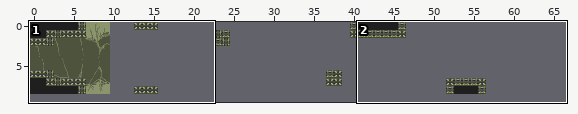
A Tiled map gets an edit: data/level/level1.tmx. Above, an overview of the earlier version with the close-up marked.
Close-up. Old version:
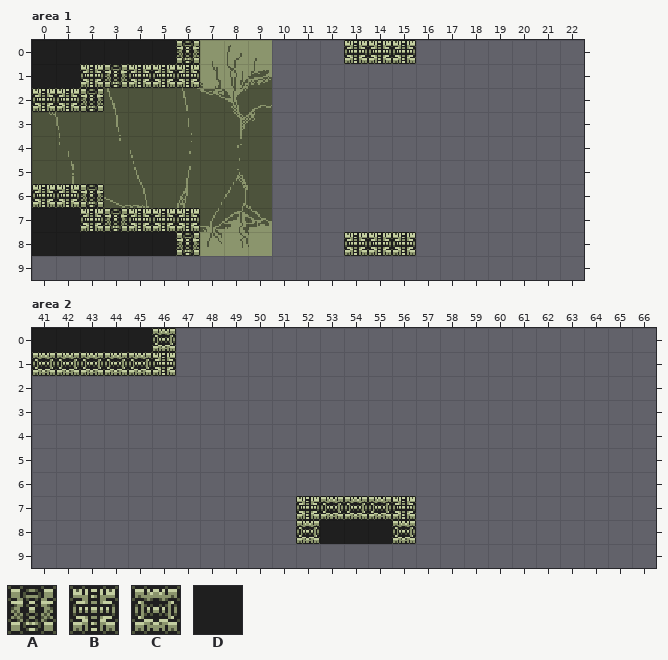
Cells are 16x16 px. Shown: area 1 x 0..22, y 0..9; area 2 x 41..66, y 0..9.
Key: from "tilemap": A 0, B 1, C 2, D 3.
_ is an empty cell.
Layer "edge tiles" before, area 1, first column x 0:
 0 DDDDDDA______BBB_______
 1 DDBABBB________________
 2 BBA____________________
 3 _______________________
 4 _______________________
 5 _______________________
 6 BBA____________________
 7 DDBABBB________________
 8 DDDDDDA______BBB_______
 9 _______________________
Layer "edge tiles" before, area 2, first column x 41:
 0 DDDDDC____________________
 1 CCCCCB____________________
 2 __________________________
 3 __________________________
 4 __________________________
 5 __________________________
 6 __________________________
 7 ___________BCCCB__________
 8 ___________CDDDC__________
 9 __________________________
The result:
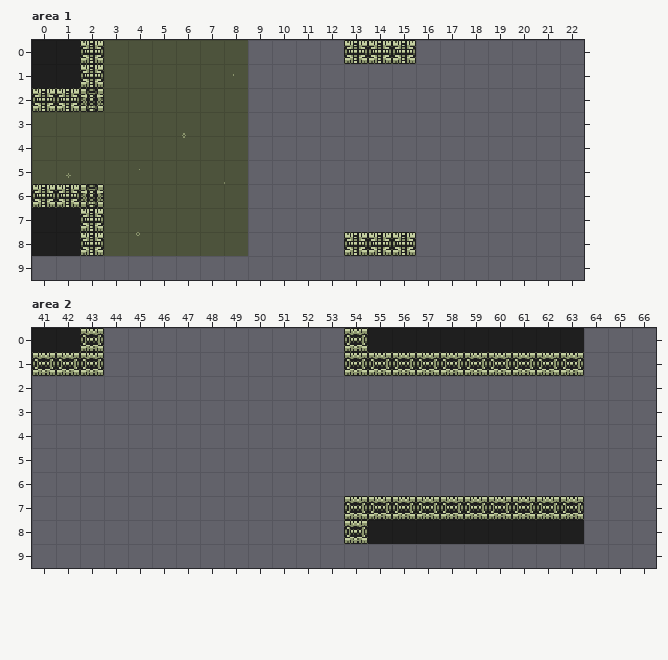
Commit: Tentative level 1 finish
What changed:
Changed rows in their new state; . is an unchanged cell.
layer "Parallax_layer1" picture "bio_bg.png" -> "bg_stars.png"
Layer "edge tiles", area 1:
first column x 2:
 0 B____
 1 .____
first column x 2:
 7 .____
 8 B____
Layer "edge tiles", area 2:
first column x 43:
 0 C___.......CDDDDDDDDD
 1 .___.......CCCCCCCCCC
first column x 52:
 7 __..CCCCCCCC
 8 __C.DDDDDDDD
